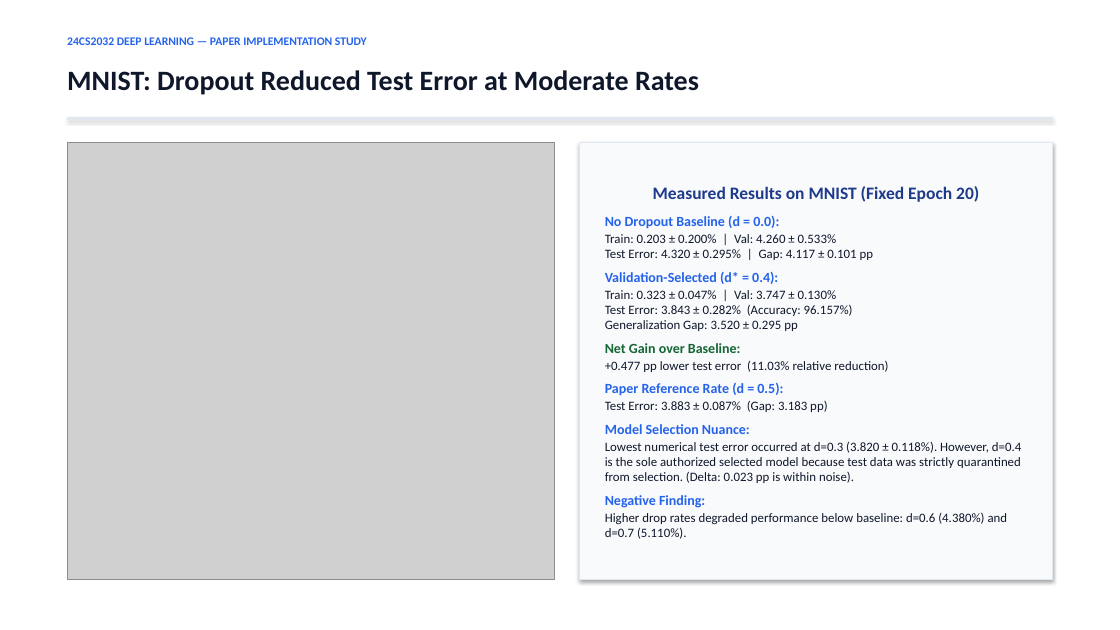
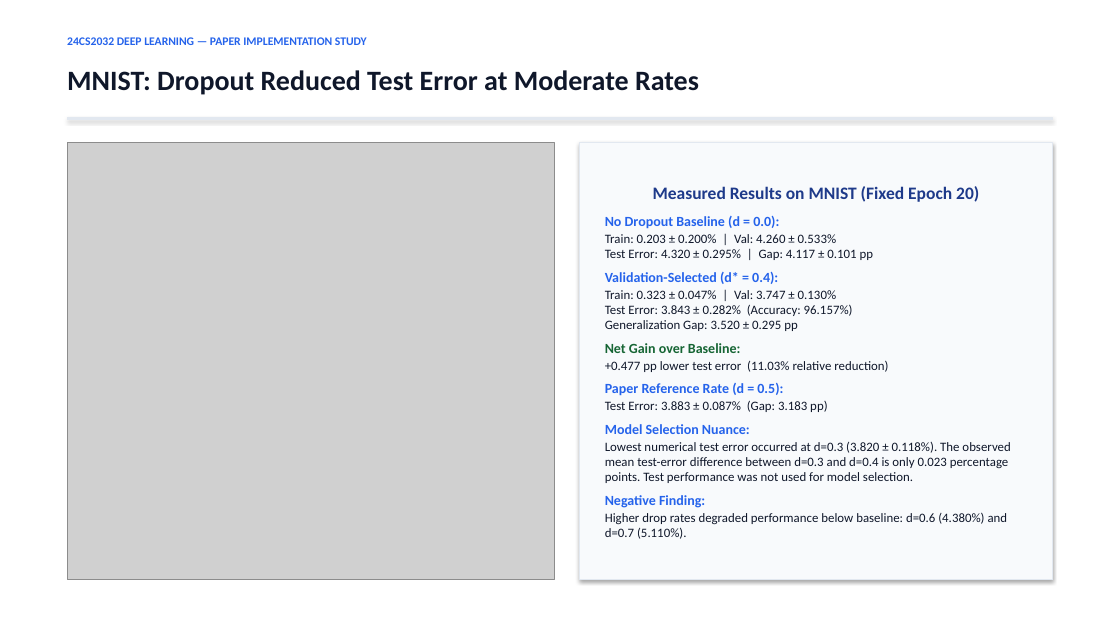
Before and after one commit to sg721642/24cs2032-dropout-paper-implementation, a slide deck: slide 5 of presentation/24CS2032_Dropout_Presentation.pptx. Drawn at 1120x630 pixels with LibreOffice and Linux fonts; fonts in the diff are those of the drawing; grey boxes stand for pictures. Boxes give left, top, right and bottom in pixels: in the first picture for what was removed or moved away, otherwise in the second. Text is boxed around its words. In the diff, an @@ line names an element or a change of style, - is before the commit and + after.

Commit message:
Refine presentation scientific wording and failure-case visuals

```diff
--- a/presentation/24CS2032_Dropout_Presentation.pptx
+++ b/presentation/24CS2032_Dropout_Presentation.pptx
@@ text in rectangle at (605, 442, 1010, 483): text changed @@
-Lowest numerical test error occurred at d=0.3 (3.820 ± 0.118%). However, d=0.4 is the sole authorized selected model because test data was strictly quarantined from selection. (Delta: 0.023 pp is within noise).
+Lowest numerical test error occurred at d=0.3 (3.820 ± 0.118%). The observed mean test-error difference between d=0.3 and d=0.4 is only 0.023 percentage points. Test performance was not used for model selection.
```
Also in this commit, not shown: 3 other slides changed, 3 other files.
